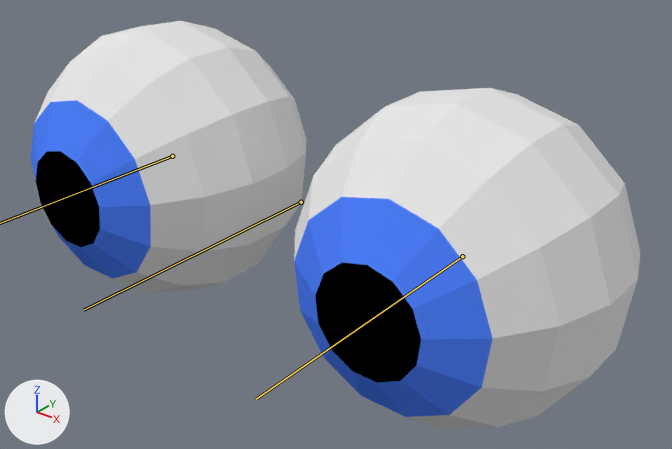
The Blender file Blender/eyeRig.blend, before and after one commit.
One viewpoint serves both versions: a 50 mm lens placed at (3.68, -4.24, 5.35), pointed at (0.22, 0.09, 2.66). The axes (+X, +Y, +Z) are drawn at lower left. The lights are the same throughout. Both versions are drawn at the pose saved in each file; the numbers are the values there. The bones that bend it are drawn over the model as lines.
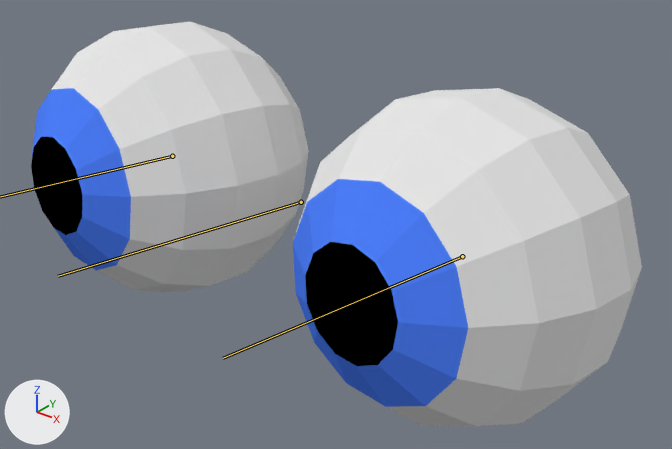
Pixel boxes [x1, y1, x2, y2] of what changed, in the pictures (672 x 449 px):
'Sphere.001', posed: before [294, 88, 640, 429]; after [293, 88, 642, 426]
'Sphere', posed: before [31, 21, 306, 293]; after [31, 22, 309, 293]

The change, as a list of edits to the scene's bpy script:
```text
Change bone_ctrl_look:
    where bone_ctrl_look = bpy.data.objects['Armature'].pose.bones['CTRL_look']
    bone_ctrl_look.location: (0.0, 0.0, 0.0) -> (0.79, 0.0, 0.43)
```
